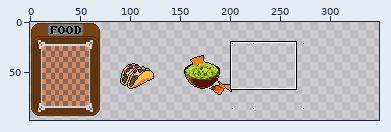
One commit to this sprite sheet: assets/1x/Food.png. The picture above shows the old version from afar; the outline marks the close-up.
Close-up. The starting point:
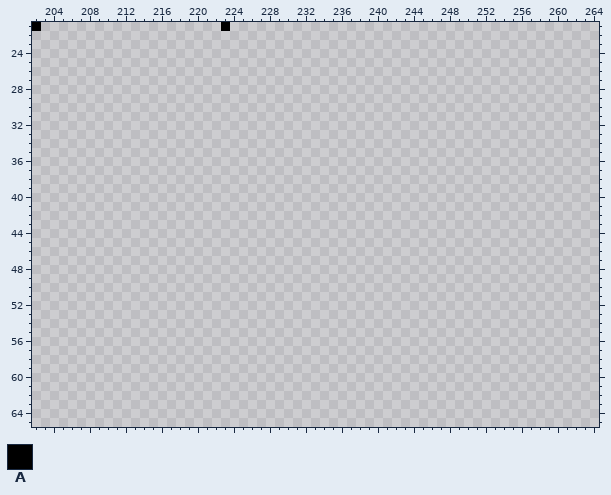
The file is 581x331 pixels. Colours within 5 levels of each other are drawn and written as one. Shown: x 202..264, y 21..65. The old version is drawn lined up with the new one, on the new canvas. The wide view leaves out empty margins. The commit also changed other parts of the picture, which this record leaves out.
Palette (. is transparent): A #000000
Pixels before (only the part around the change), first column x 202:
21 A....................A.........................................
22 ...............................................................
23 ...............................................................
24 ...............................................................
25 ...............................................................
26 ...............................................................
27 ...............................................................
28 ...............................................................
29 ...............................................................
30 ...............................................................
31 ...............................................................
32 ...............................................................
33 ...............................................................
34 ...............................................................
35 ...............................................................
36 ...............................................................
37 ...............................................................
38 ...............................................................
39 ...............................................................
40 ...............................................................
41 ...............................................................
42 ...............................................................
43 ...............................................................
44 ...............................................................
45 ...............................................................
46 ...............................................................
47 ...............................................................
48 ...............................................................
49 ...............................................................
50 ...............................................................
51 ...............................................................
52 ...............................................................
53 ...............................................................
54 ...............................................................
55 ...............................................................
56 ...............................................................
57 ...............................................................
58 ...............................................................
59 ...............................................................
60 ...............................................................
61 ...............................................................
62 ...............................................................
63 ...............................................................
64 ...............................................................
65 ...............................................................
Once edited:
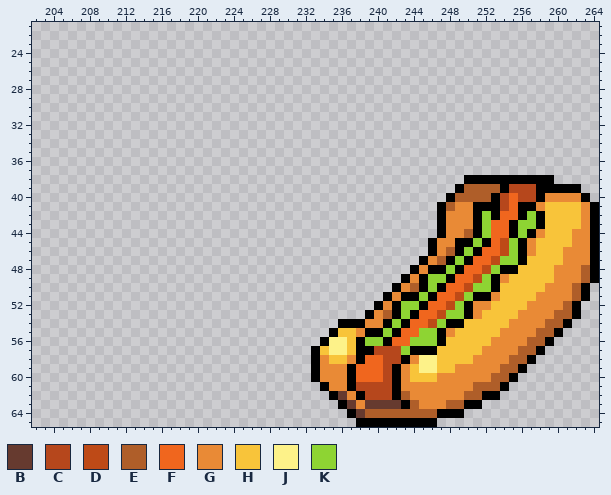
Colours new in this view: B #663a2f  C #b6471c  D #be4a17  E #af5e29  F #f0661e  G #e98a36  H #f8c43a  J #fdf289  K #8ed433
What changed:
canvas 581x331 -> 490x235 (the part of the old canvas that was cut away was empty and is not shown)
y 21: x 202 A -> .; x 223 A -> .
y 38: x 250..259 .......... -> AAAAAAAAAA
y 39: x 249..262 .............. -> AEEEEACCCAAAAA
y 40: x 248..263 ................ -> AEEEEACFCCAGGGGA
y 41: x 247..264 .................. -> AEGGAAACFAAGHHHHGA
y 42: x 247..264 .................. -> AGGGAKAFFAKAHHHHGA
y 43: x 247..264 .................. -> AGGGAKFFAKKAHHHHGA
y 44: x 247..264 .................. -> AGGEAKFFAKAGHHHGGA
y 45: x 246..264 ................... -> AGGAAKAFDKAGHHHHGGA
y 46: x 246..264 ................... -> AGEAKAFFDKAGHHHGGGA
y 47: x 245..264 .................... -> AGEAKAFFDKKAHHHHGGGA
y 48: x 244..264 ..................... -> AGAAKAFFDKAAHHHHGGGEA
y 49: x 243..264 ...................... -> AGAKKAFFDKAGHHHHHGGGEA
y 50: x 242..263 ...................... -> AGEAKAFFDKKAHHHHHGGGEA
y 51: x 241..263 ....................... -> AGAAKAFFDKAAGHHHHGGGGEA
y 52: x 240..262 ....................... -> AGAKKAFFDKAGGHHHHGGGGEA
y 53: x 239..262 ........................ -> AGEAKAFFDKKAGHHHHGGGGEEA
y 54: x 236..261 .......................... -> AAAGGAKAFFDKAAHHHHHGGGGEEA
y 55: x 235..260 .......................... -> AHHGAAKAFFKKAGHHHHHGGGGEEA
y 56: x 234..259 .......................... -> AJJHAKKAFFKKKAHHHHHGGGGEEA
y 57: x 233..258 .......................... -> AHJJHAACCCKAAAHHHHHGGGGEEA
y 58: x 233..257 ......................... -> AGHHGAFFCCAGJJHHHHGGGGEEA
y 59: x 233..256 ........................ -> AGGGAFFFCAGHJJHHGGGGGEEA
y 60: x 233..255 ....................... -> AGGGAFFFCAGHHHGGGGGGEEA
y 61: x 234..254 ..................... -> AGGACCCCAGGGGGGGGEEEA
y 62: x 235..253 ................... -> ABGACCCAEGGGGGGEEAA
y 63: x 236..251 ................ -> ABGBBBBAEGGGEEAA
y 64: x 237..249 ............. -> ABEEEEEEEEAAA
y 65: x 238..246 ......... -> AAAAAAAAA
Boxes around the changes in both close-ups, in picture pixels (x1, y1, x2, y2):
erased: (32, 22, 41, 31)
erased: (221, 22, 230, 31)
added: (311, 175, 599, 427)
